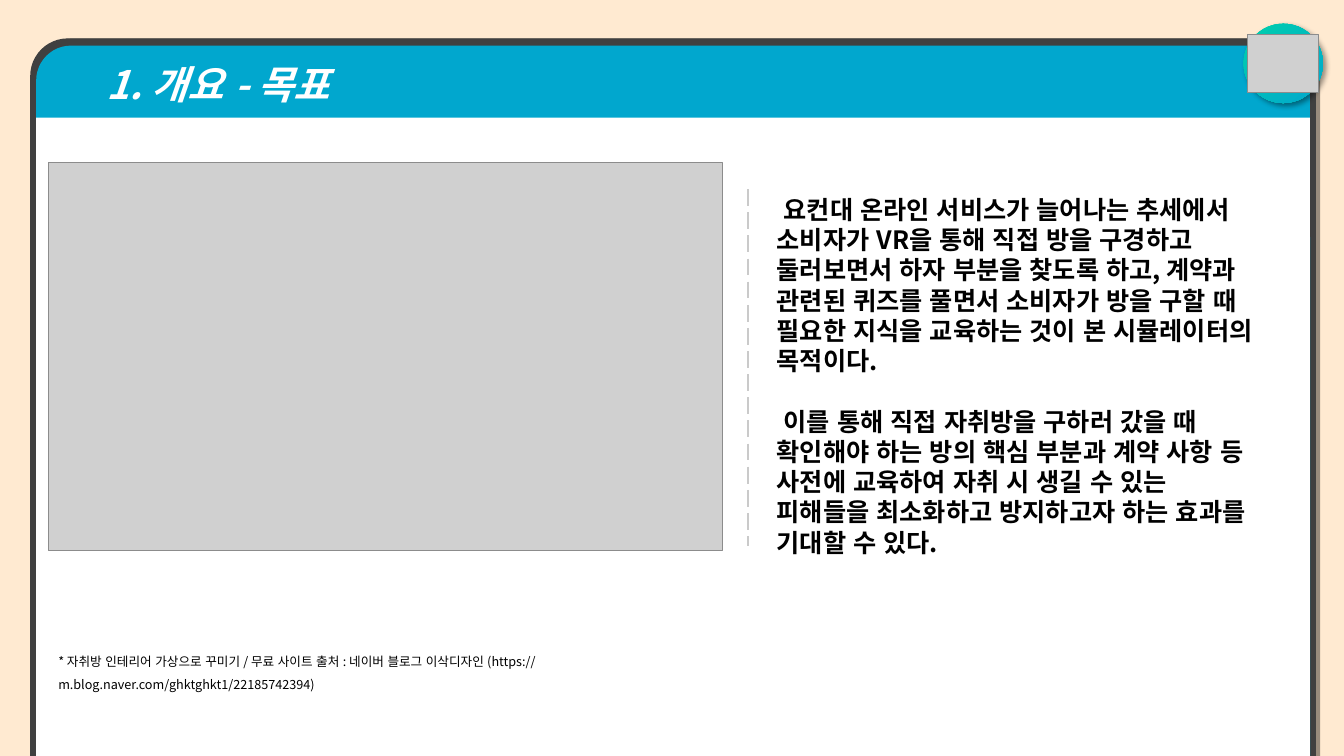
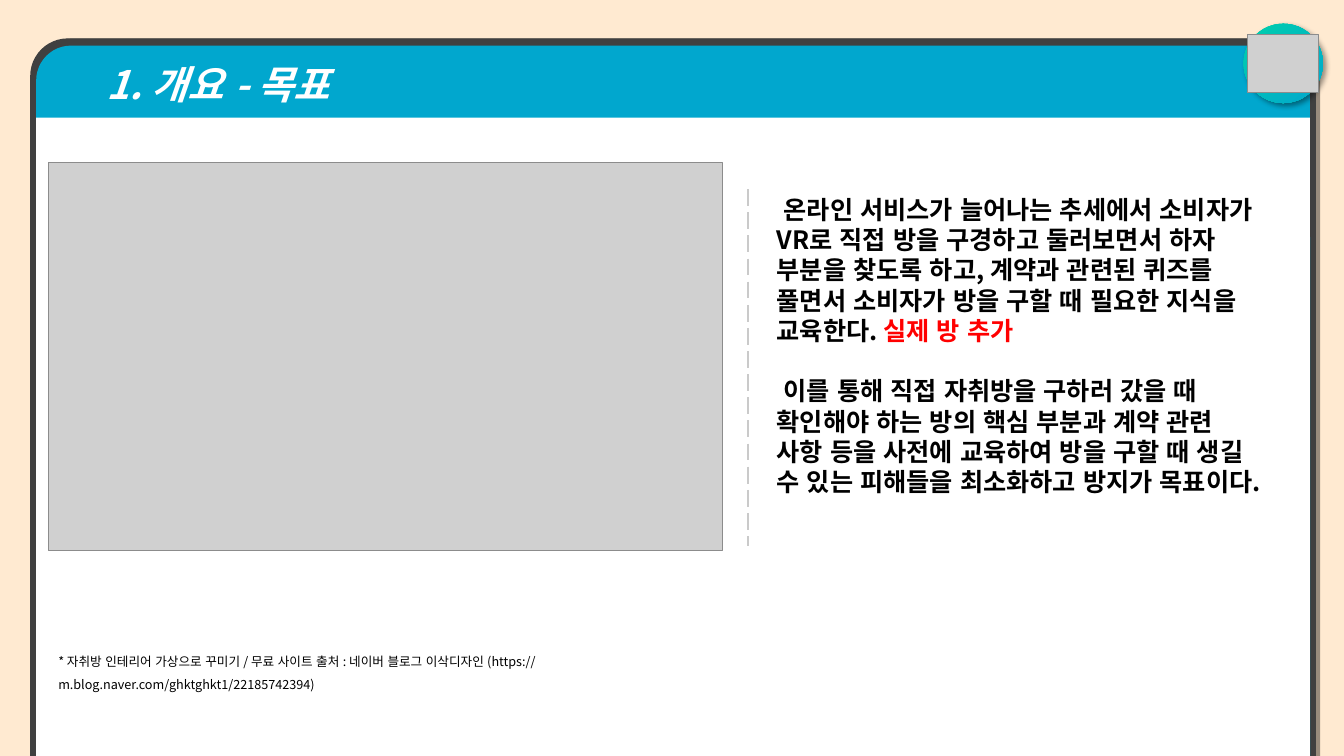
Before and after one commit to jangho1016/2022_1_CapstoneDesign, a slide deck: slide 4 of Final Assignments/파라노이드 팀 발표용 PPT.pptx. Drawn at 1344x756 pixels with LibreOffice and Linux fonts; fonts in the diff are those of the drawing; grey boxes stand for pictures. Boxes give left, top, right and bottom in pixels: in the first picture for what was removed or moved away, otherwise in the second. Text is boxed around its words. In the diff, an @@ line names an element or a change of style, - is before the commit and + after.

```diff
--- a/Final Assignments/파라노이드 팀 발표용 PPT.pptx
+++ b/Final Assignments/파라노이드 팀 발표용 PPT.pptx
@@ text at (777, 198, 1261, 494): text changed @@
-요컨대 온라인 서비스가 늘어나는 추세에서 소비자가 VR을 통해 직접 방을 구경하고 둘러보면서 하자 부분을 찾도록 하고, 계약과 관련된 퀴즈를 풀면서 소비자가 방을 구할 때 필요한 지식을 교육하는 것이 본 시뮬레이터의 목적이다.
-이를 통해 직접 자취방을 구하러 갔을 때 확인해야 하는 방의 핵심 부분과 계약 사항 등 사전에 교육하여 자취 시 생길 수 있는 피해들을 최소화하고 방지하고자 하는 효과를 기대할 수 있다.
+온라인 서비스가 늘어나는 추세에서 소비자가 VR로 직접 방을 구경하고 둘러보면서 하자 부분을 찾도록 하고, 계약과 관련된 퀴즈를 풀면서 소비자가 방을 구할 때 필요한 지식을 교육한다. 실제 방 추가
+이를 통해 직접 자취방을 구하러 갔을 때 확인해야 하는 방의 핵심 부분과 계약 관련 사항 등을 사전에 교육하여 방을 구할 때 생길 수 있는 피해들을 최소화하고 방지가 목표이다.
```
Also in this commit, not shown: 4 other slides changed, 2 slides removed.
